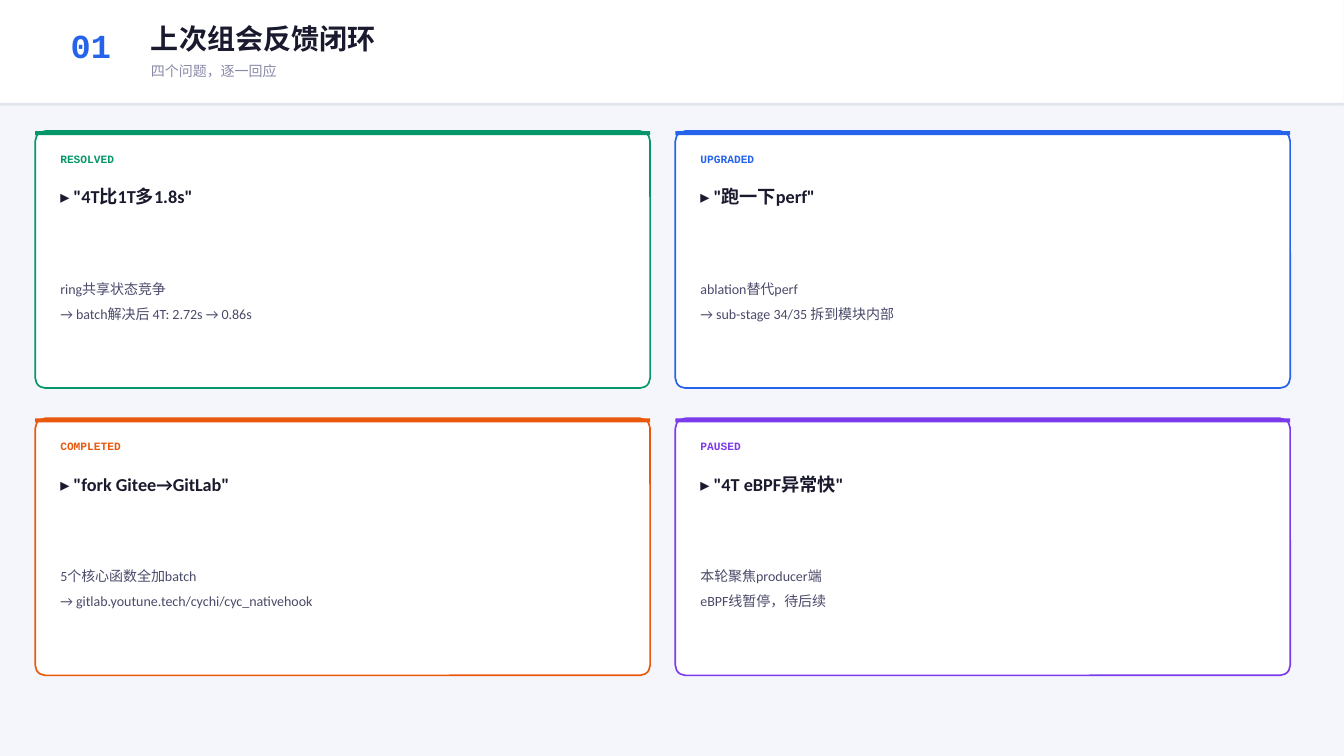
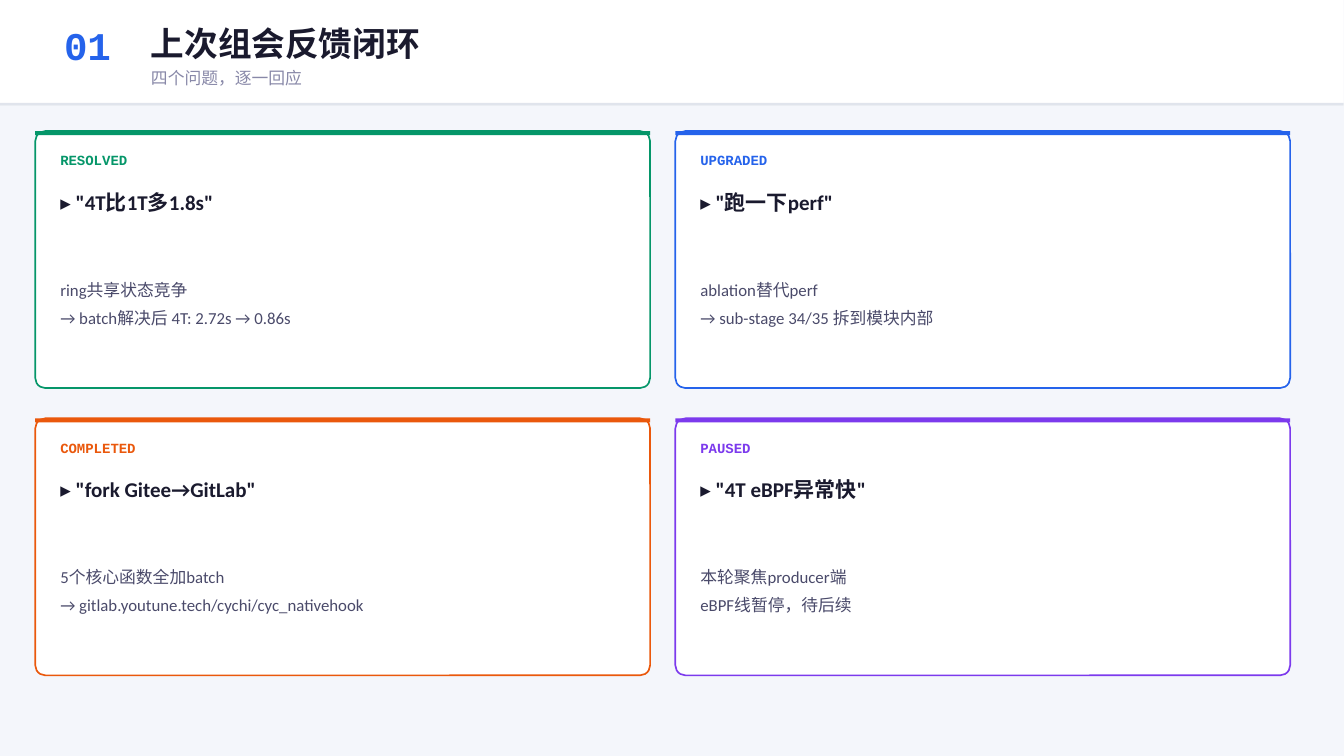
Before and after one commit to YiChiChen1106/Nativehook_linux_planb, a slide deck: slide 2 of presentation/native_hook_progress_2026-06-05.pptx. Drawn at 1344x756 pixels with LibreOffice and Linux fonts; fonts in the diff are those of the drawing. Boxes give left, top, right and bottom in pixels: in the first picture for what was removed or moved away, otherwise in the second. Text is boxed around its words. In the diff, an @@ line names an element or a change of style, - is before the commit and + after.

```diff
--- a/presentation/native_hook_progress_2026-06-05.pptx
+++ b/presentation/native_hook_progress_2026-06-05.pptx
@@ text "01" at (64,33,111,61): size 24 to 28 pt @@
@@ text "上次组会反馈闭环" at (151,27,420,59): size 20 to 24 pt @@
@@ text "四个问题，逐一回应" at (151,70,302,86): size 10 to 12 pt @@
@@ size 8 to 10 pt in 4 elements at (60,155,127,165), (700,155,767,165), (60,443,135,453), (700,443,750,453) @@
@@ size 13 to 15 pt in 4 elements at (106,192,213,212), (725,192,833,214), (76,482,256,497), (716,482,746,497) @@
@@ size 10 to 12 pt; line spacing 18pt to 20pt in 4 elements at (60,283,290,326), (700,283,934,327), (60,570,363,614), (700,569,851,613) @@
```
Also in this commit, not shown: 9 other slides changed, 1 other file.
